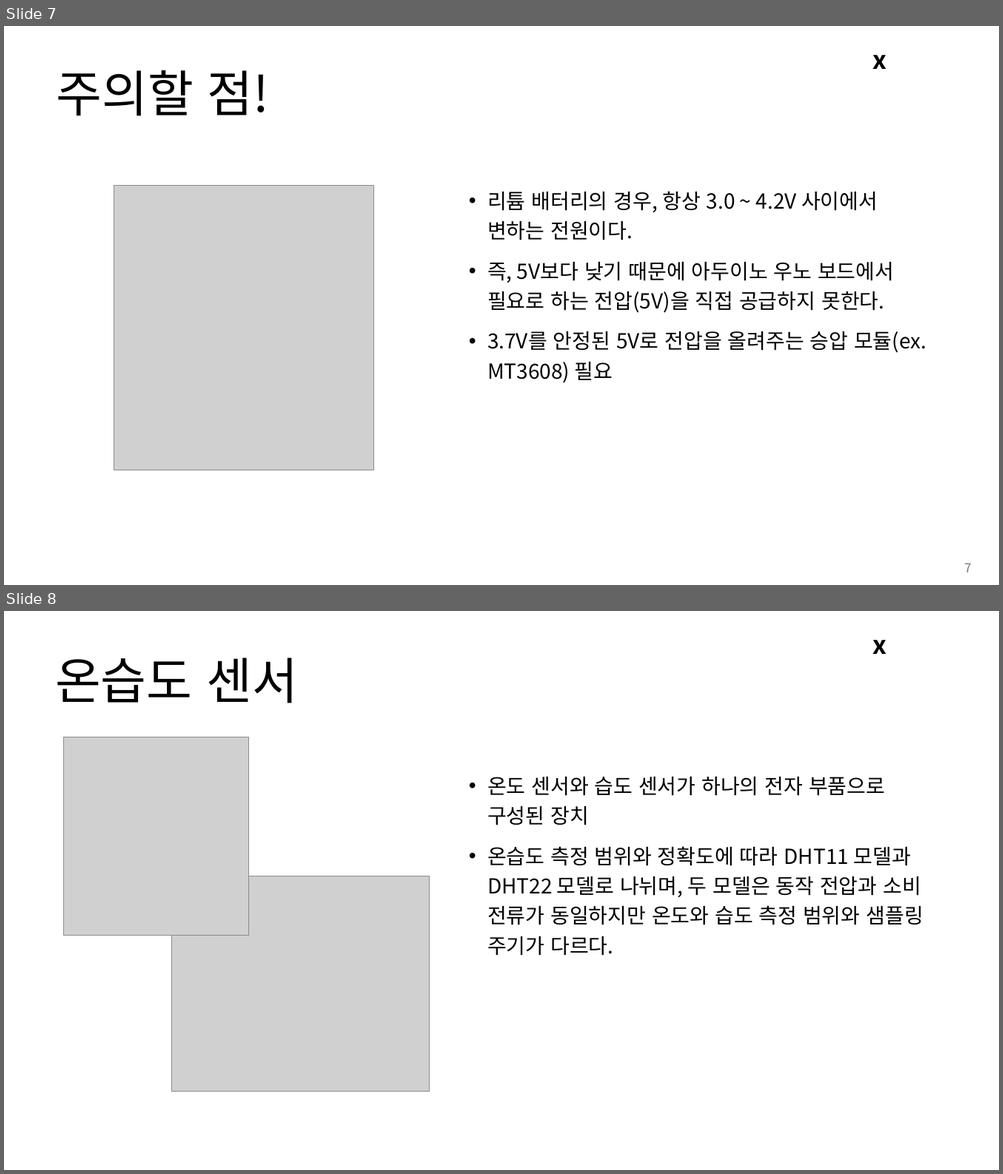
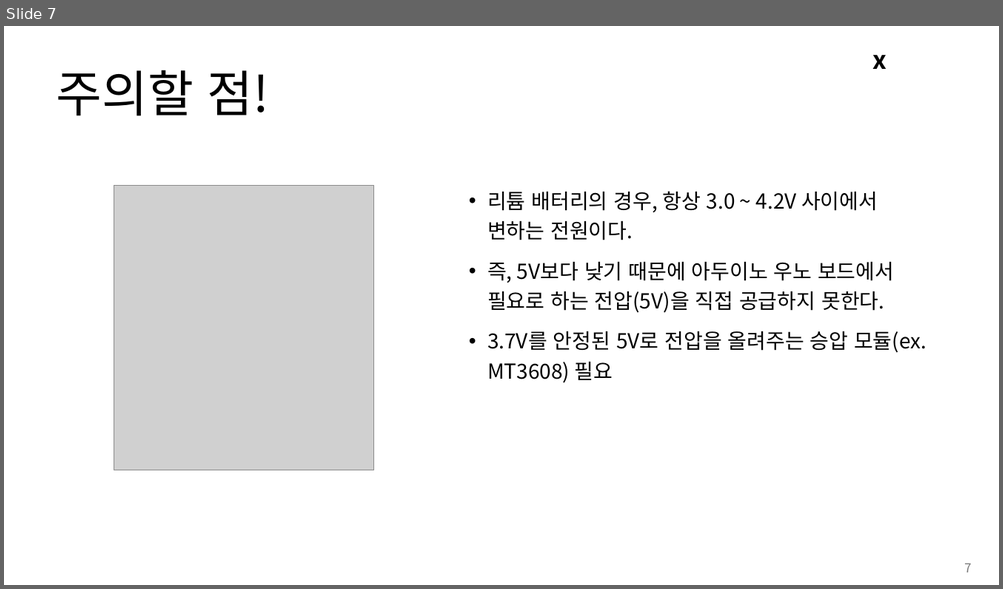
Before and after one commit to Leader-Lesson/KDT_RE_3rd, a slide deck: material/Arduino/05_태양광패널.pptx. Shown one above the other, each under a label of ours: slides 7 and 8 before the commit, slide 7 after it. The pictures are 1003x1174 and 1003x589 pixels, drawn with LibreOffice and Linux fonts; fonts in the diff are those of the drawing; grey boxes stand for pictures; background and template pictures are left out. Boxes give left, top, right and bottom in pixels: in the first picture for what was removed or moved away, otherwise in the second. Text is boxed around its words. In the diff, an @@ line names an element or a change of style, - is before the commit and + after.

```diff
--- a/material/Arduino/05_태양광패널.pptx
+++ b/material/Arduino/05_태양광패널.pptx
@@ slide 8 removed at <box>4,611,999,1170</box>, background #FFFFFF; not listed: 1 template element that a slide beside it also shows @@
@@ title removed at <box>55,658,298,703</box> @@
-온습도 센서
@@ picture removed at <box>64,737,249,935</box> @@
@@ text removed at <box>487,776,922,956</box> @@
-• 온도 센서와 습도 센서가 하나의 전자 부품으로 구성된 장치
-• 온습도 측정 범위와 정확도에 따라 DHT11 모델과 DHT22 모델로 나뉘며, 두 모델은 동작 전압과 소비 전류가 동일하지만 온도와 습도 측정 범위와 샘플링 주기가 다르다.
@@ picture removed at <box>172,876,430,1091</box> @@
```
Also in this commit, not shown: 2 slides changed, 48 slides added, 4 other slides removed, 10 other files.
